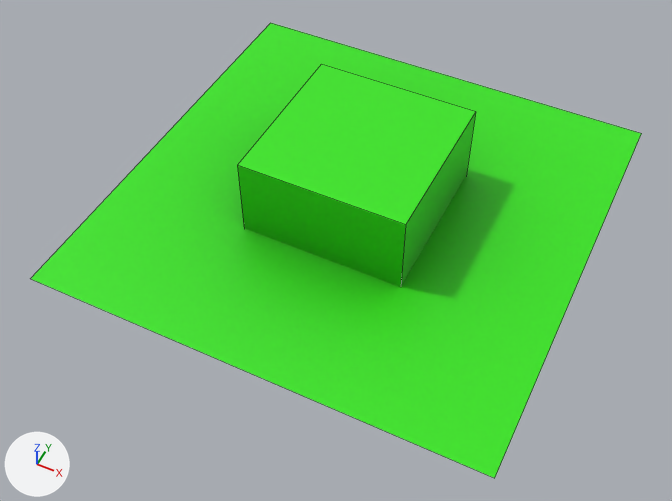
The FBX model src/cubeplane/model/CubePlane.fbx, before and after one commit.
Before and after are seen from a camera (50 mm lens) standing at (3.3, -7.2, 7.95) and looking at (-0.04, -0.52, -0.4). The lights are fixed; the arrows at lower left show +X, +Y and +Z. Mesh edges are drawn as thin lines.
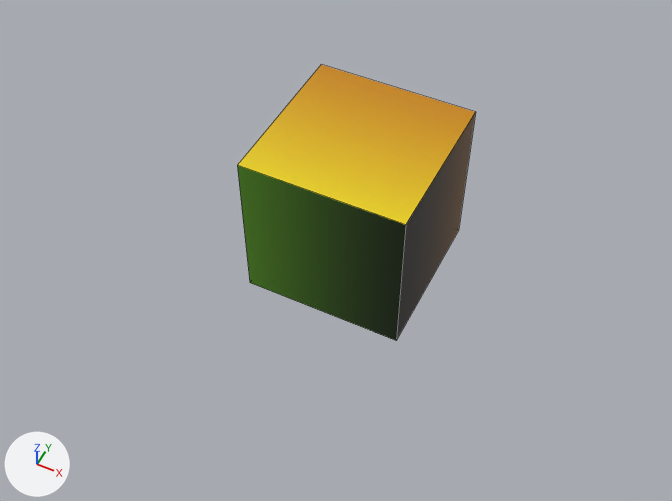
Scene script edits in JSON lines:
```json
{"op": "add", "block": "img_imphenziapalette01_256_gradient_png", "code": ["img_imphenziapalette01_256_gradient_png = load_image('ImphenziaPalette01-256-Gradient.png', 'ImphenziaPalette01-256-Gradient.png', 256, 256, 'sRGB')"]}
{"op": "set", "path": "mat_material.texture", "old": "img_ao_samu_png", "new": "img_imphenziapalette01_256_gradient_png", "note": "with its transparency -> not seen"}
{"block": "me_cube", "where": "# used by ob_cube; location = (0.0, 0.0, 0.0)"}
{"op": "remove", "block": "me_cube", "code": "me_cube.from_pydata(...)  # 12 vertices, 7 faces; spans x -2.73..2.73, y -2.73..2.73, z -1.0..1.0"}
{"op": "add", "block": "me_cube", "code": "me_cube.from_pydata(...)  # 8 vertices, 6 faces; spans x -1.0..1.0, y -1.0..1.0, z -1.0..1.0"}
{"block": "me_cube", "change": "me_cube part 1: the loose piece of 4 vertices spanning x -2.73..2.73, y -2.73..2.73, z 0.0 is deleted"}
{"block": "me_cube", "change": "me_cube part 2: 6 kept faces spanning x -1.0..1.0, y -1.0..1.0, z -1.0..1.0 get new texture (UV) coordinates"}
```

Changed parts and their boxes (x1, y1, x2, y2) in the pictures (672 x 501 px):
```json
{"object": "Cube", "change": "surface changed, reshaped", "before": [31, 23, 642, 478], "after": [237, 65, 476, 341], "on screen": "61% narrower, 39% shorter"}
{"part": 1, "of": "me_cube", "change": "deleted", "before": [31, 23, 642, 478], "on screen": "green"}
{"part": 2, "of": "me_cube", "change": "surface changed", "before": [237, 65, 476, 287], "after": [237, 65, 476, 287]}
```
